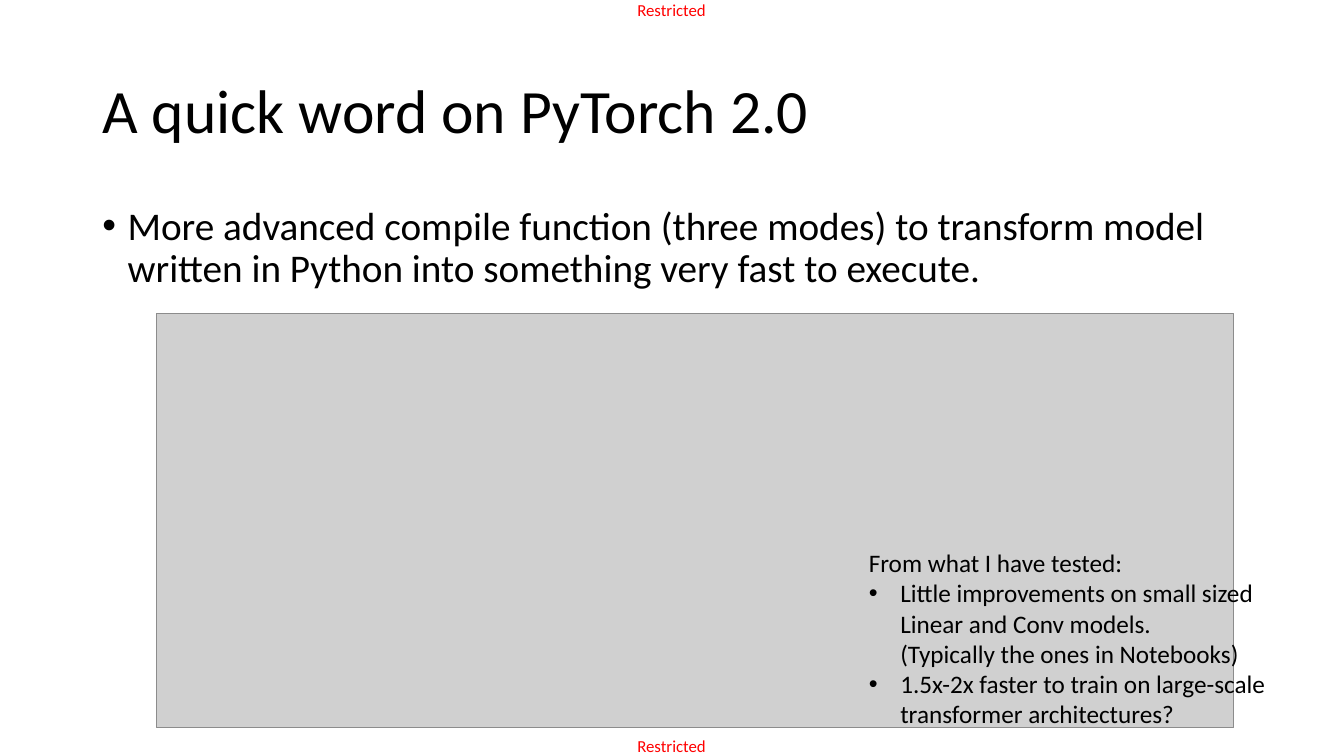
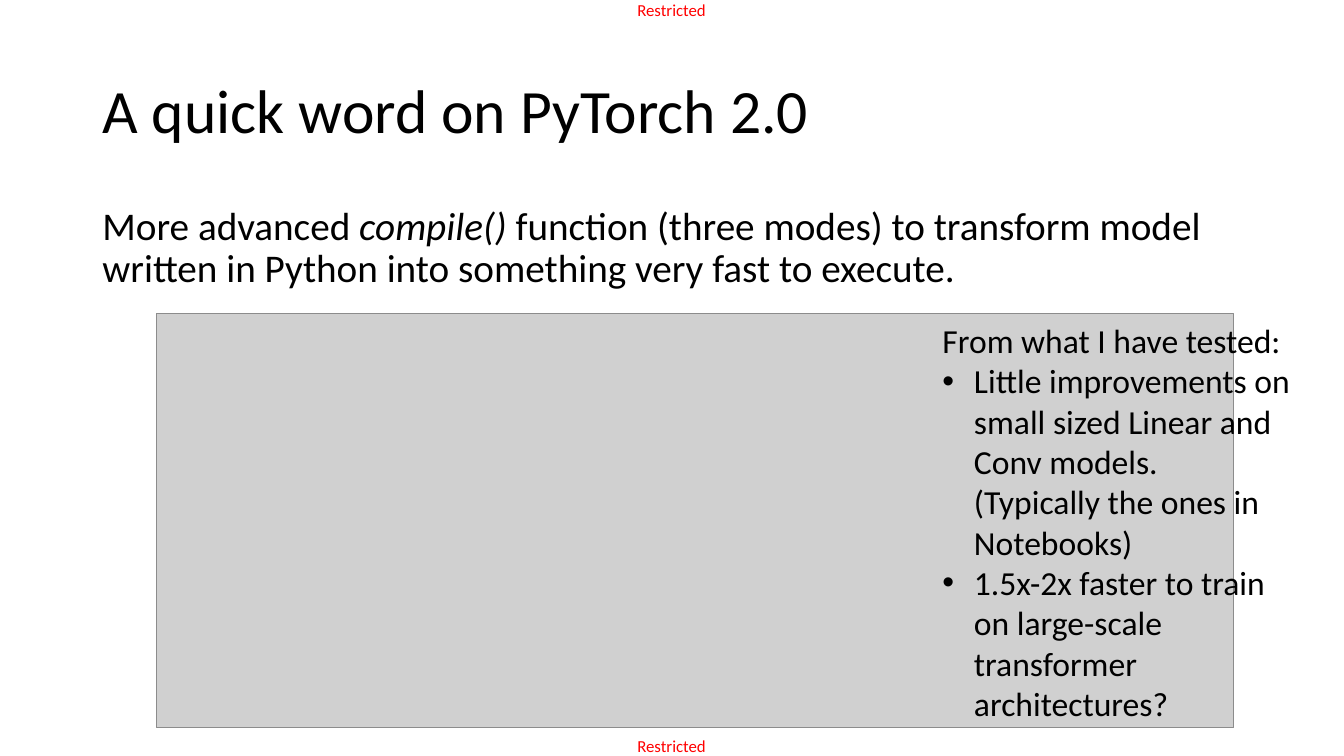
Before and after one commit to matthieudemari/SUTD_DL_50_039, a slide deck: slide 39 of W12/3. W12S3 final/W12S3.pptx (slide 36 before the commit). Drawn at 1344x756 pixels with LibreOffice and Linux fonts; fonts in the diff are those of the drawing; grey boxes stand for pictures. Boxes give left, top, right and bottom in pixels: in the first picture for what was removed or moved away, otherwise in the second. Text is boxed around its words. In the diff, an @@ line names an element or a change of style, - is before the commit and + after.

```diff
--- a/W12/3. W12S3 final/W12S3.pptx
+++ b/W12/3. W12S3 final/W12S3.pptx
@@ text at [102,211,1201,289]: text changed @@
-• More advanced compile function (three modes) to transform model written in Python into something very fast to execute.
+More advanced compile() function (three modes) to transform model written in Python into something very fast to execute.
@@ text "From what I have tested:": place and size @@
-text "From what I have tested:" at [869,554,1265,730]
+text "From what I have tested:" at [942,326,1289,717]
@@ text "From what I have tested:" at [942,326,1289,717]: size 18 to 24 pt @@
```
Also in this commit, not shown: 12 other slides changed, 3 slides added, 6 other files.
